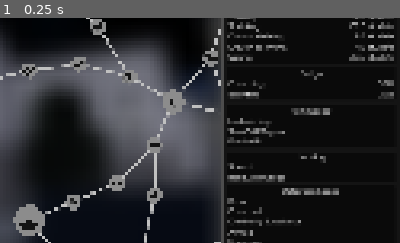
Above: before the commit, frame 1.
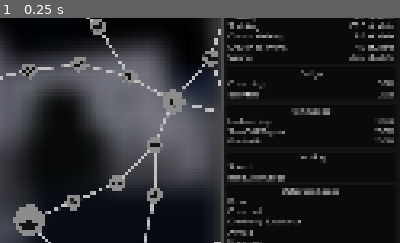
Above: after the commit, the same moment.

Repository: scattered-nightshade/epfc-builder-godot
Game: Godot game, scene res://app/main.tscn
The game is run twice, just before and just after one commit, with the same random seed, the same clock (stepped at 60 frames per second) and the same inputs. The engine's default icon, where the game draws it, is replaced by a stand-in: a white triangle on a blue panel in a dark square.
Inputs:
- Up to frame 1 (0.25 s): no input
The pictures show only the part of the screen within x 50-100%, y 15-65%; the shares and areas given below are measured in that part.

The runs differ from the first frame. In frame 1, 0.3% of the frame differs, in the area x 93-99%, y 44-56%.

Commit message:
Add item speed values

Diff:
--- a/epfc-builder/app/stats_panel/stats_panel.gd
+++ b/epfc-builder/app/stats_panel/stats_panel.gd
@@ -44,9 +44,10 @@
 	dodge_crouching_value.text = "%.1f%%" % (BuildCalculator.get_dodge_crouching() * 100)
 	dodge_sprinting_value.text = "%.1f%%" % (BuildCalculator.get_dodge_sprinting() * 100)
 
-	item_lockpicking_value.text = ""
-	item_af_value.text = ""
-	item_rewire_kit_value.text = ""
+	# See comment in build_calculator.gd as to why these arent multiplied by 100
+	item_lockpicking_value.text = "%d%%" % (BuildCalculator.get_lockpicking_speed())
+	item_af_value.text = "%d%%" % (BuildCalculator.get_af_speed())
+	item_rewire_kit_value.text = "%d%%" % (BuildCalculator.get_rewire_speed())
 
 	hacking_speed_value.text = ""
 	hacking_resource_usage_value.text = ""
--- a/epfc-builder/autoloads/build_calculator.gd
+++ b/epfc-builder/autoloads/build_calculator.gd
@@ -78,6 +78,8 @@
 const BASE_DETECTION_RANGE_ENFORCER_PICKPOCKETING: float = 50
 #endregion
 
+const BASE_LOCKPICKING_SPEED: float = 100
+
 #endregion
 
 #region Effects
@@ -187,6 +189,16 @@
 
 	return BASE_SPEED_SLIDING * get_encumbrance_speed_mult()
 
+#These are set to 5 instead of 0.05 because of the loss of precision surrounding floats
+func get_lockpicking_speed() -> float:
+	return BASE_LOCKPICKING_SPEED + Build.count_group(SKILL_FAST_HANDS) * 5
+
+func get_af_speed() -> float:
+	return BASE_LOCKPICKING_SPEED + Build.count_group(SKILL_APPLIED_FORCE) * 5
+
+func get_rewire_speed() -> float:
+	return BASE_LOCKPICKING_SPEED + Build.count_group(SKILL_TECHNICAL_EXPERT) * 5
+
 
 func get_dodge_crouching() -> float:
 	var lp_dodge: float = Build.count_group(SKILL_LOW_PROFILE) * 0.03
